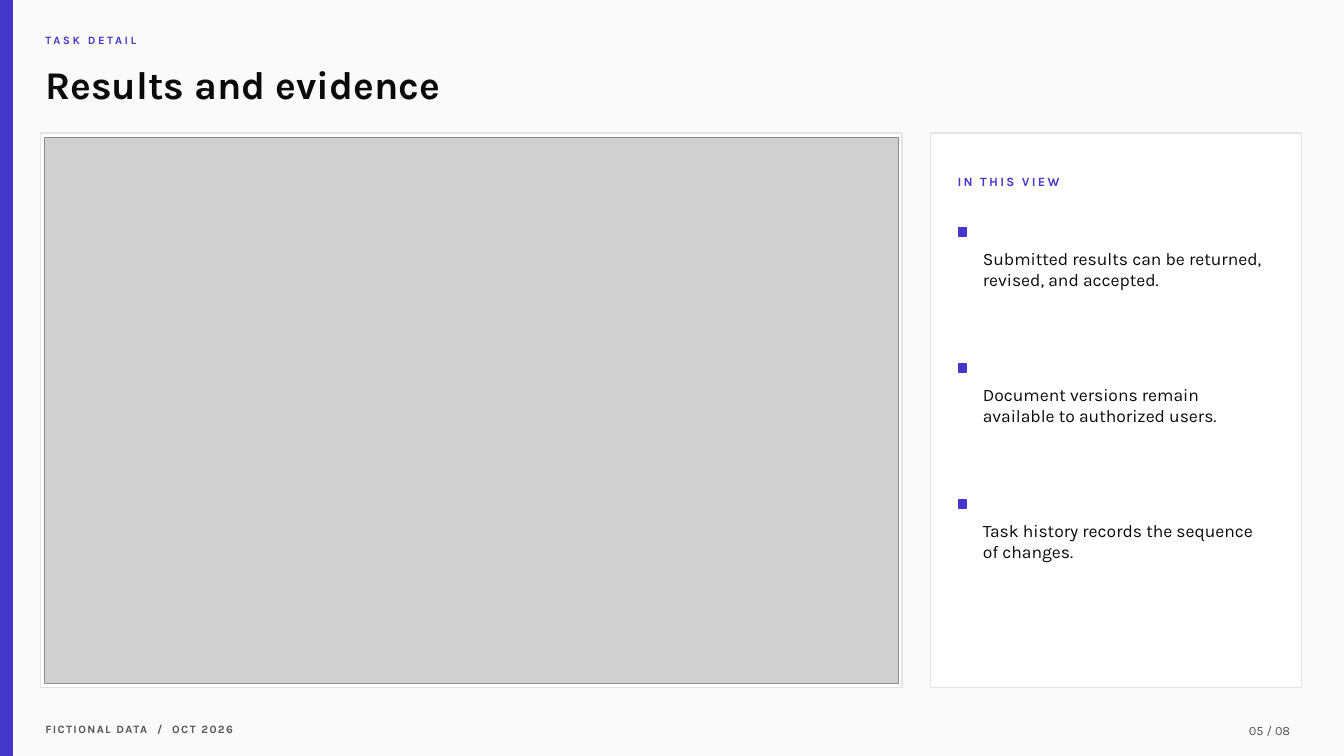
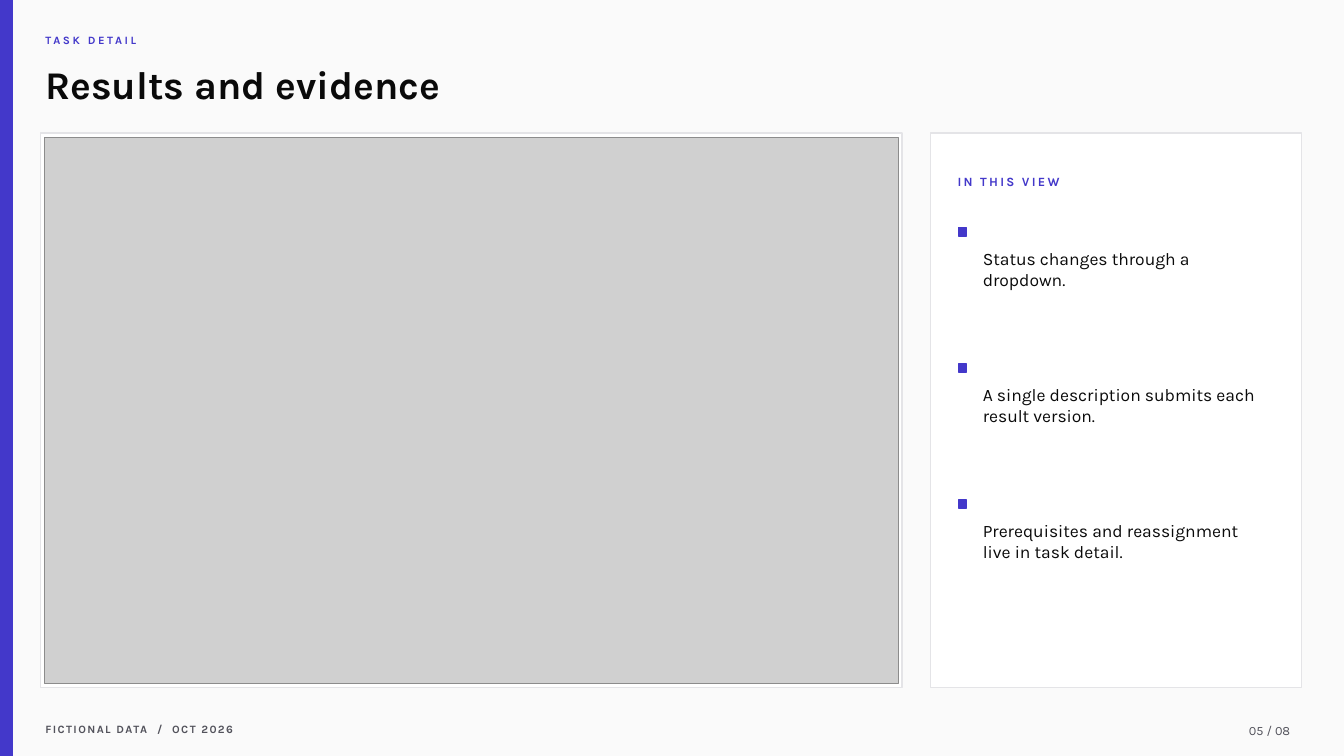
Before and after one commit to samarth-biztel/CVRDE, a slide deck: slide 5 of docs/CVRDE_Demo_Presentation.pptx. Drawn at 1344x756 pixels with LibreOffice and Linux fonts; fonts in the diff are those of the drawing; grey boxes stand for pictures. Boxes give left, top, right and bottom in pixels: in the first picture for what was removed or moved away, otherwise in the second. Text is boxed around its words. In the diff, an @@ line names an element or a change of style, - is before the commit and + after.

Commit message:
Refine task workflow, team settings and review UI

```diff
--- a/docs/CVRDE_Demo_Presentation.pptx
+++ b/docs/CVRDE_Demo_Presentation.pptx
@@ text at (983, 253, 1190, 290): text changed @@
-Submitted results can be returned, revised, and accepted.
+Status changes through a dropdown.
@@ text at (983, 389, 1254, 423): text changed @@
-Document versions remain available to authorized users.
+A single description submits each result version.
@@ text at (983, 525, 1238, 559): text changed @@
-Task history records the sequence of changes.
+Prerequisites and reassignment live in task detail.
```
Also in this commit, not shown: 4 other slides changed, 28 other files.
